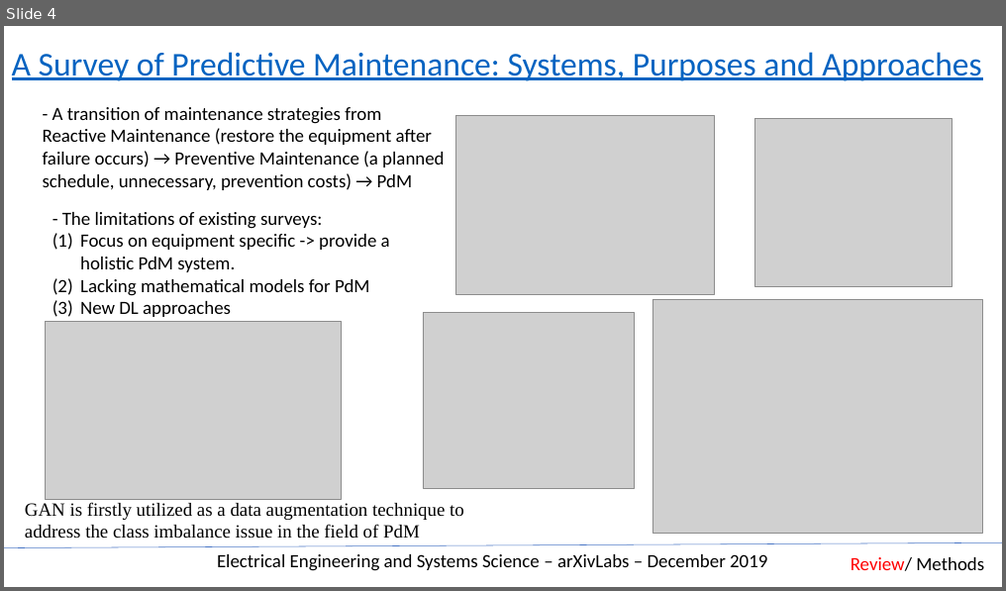
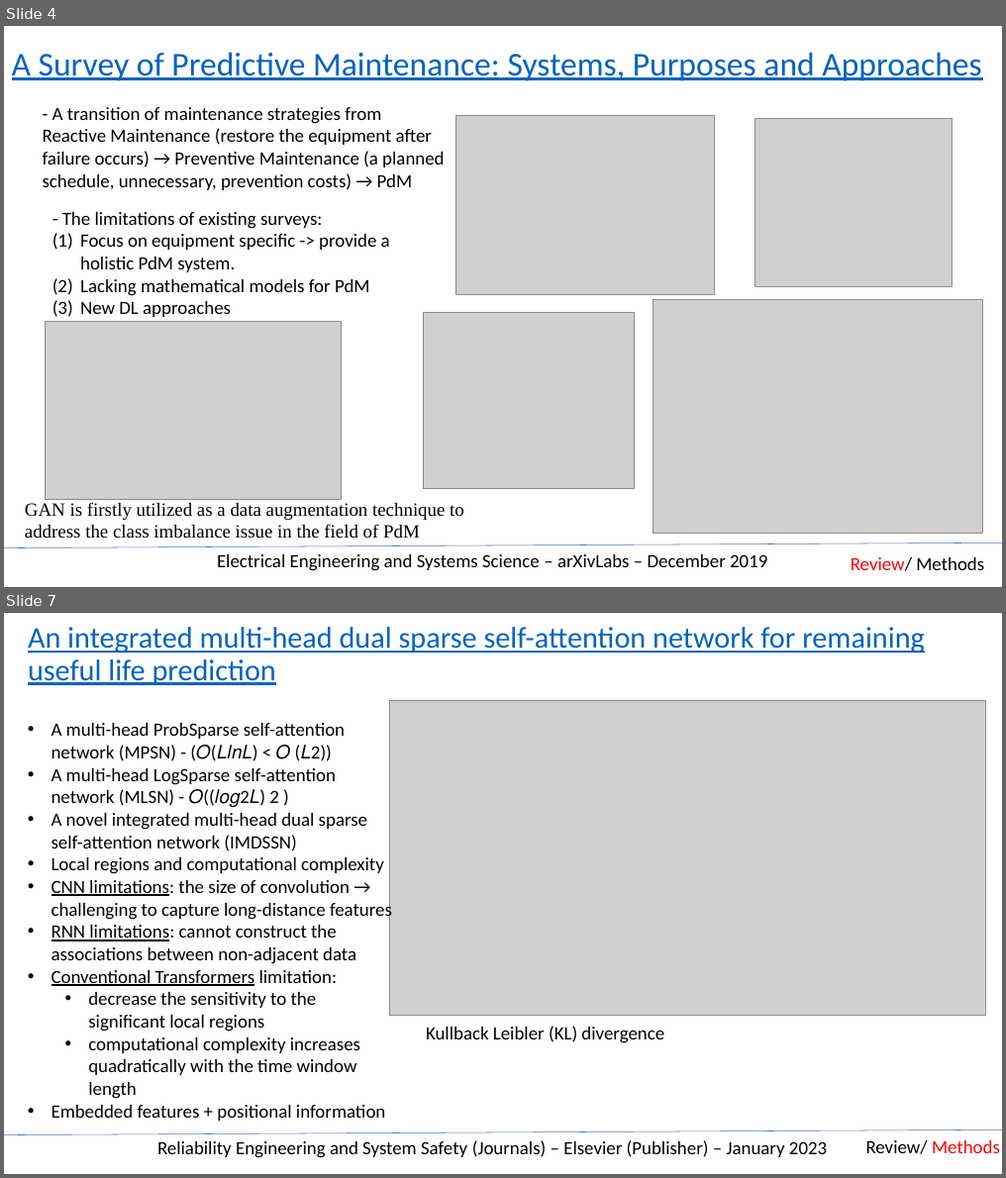
Before and after one commit to mrtrunghieu1/predictive-maintenance-awesome, a slide deck: slides/PredictiveMaintainance_Review.pptx. Shown one above the other, each under a label of ours: slide 4 before the commit, slides 4 and 7 after it; the slides between them are not shown. The pictures are 1006x591 and 1006x1178 pixels, drawn with LibreOffice and Linux fonts; fonts in the diff are those of the drawing; grey boxes stand for pictures. Boxes give left, top, right and bottom in pixels: in the first picture for what was removed or moved away, otherwise in the second. Text is boxed around its words. In the diff, an @@ line names an element or a change of style, - is before the commit and + after.

Commit message:
[UPDATE] Complete Transformer architectures

```diff
--- a/slides/PredictiveMaintainance_Review.pptx
+++ b/slides/PredictiveMaintainance_Review.pptx
@@ slide 7 added at [4,613,1002,1174], background #FFFFFF @@
@@ title added at [28,627,925,685], 28.8 pt, text #0563C1, underline @@
+An integrated multi-head dual sparse self-attention network for remaining useful life prediction
@@ picture added at [389,700,986,1016] @@
@@ text added at [52,723,392,1121], 18 pt, text #000000 @@
+• A multi-head ProbSparse self-attention network (MPSN) - (𝑂(𝐿𝑙𝑛𝐿) < 𝑂 (𝐿2))
+• A multi-head LogSparse self-attention network (MLSN) - 𝑂((𝑙𝑜𝑔2𝐿) 2 )
+• A novel integrated multi-head dual sparse self-attention network (IMDSSN)
+• Local regions and computational complexity
+• CNN limitations: the size of convolution → challenging to capture long-distance features
+• RNN limitations: cannot construct the associations between non-adjacent data
+• Conventional Transformers limitation:
+  • decrease the sensitivity to the significant local regions
+  • computational complexity increases quadratically with the time window length
+• Embedded features + positional information
@@ text added at [426,1026,664,1044], 18 pt, text #000000 @@
+Kullback Leibler (KL) divergence
@@ line added from (4, 1136) to (1002, 1131), #4472C4 0.5 pt @@
@@ text added at [157,1141,827,1158], 18 pt, text #000000 @@
+Reliability Engineering and System Safety (Journals) – Elsevier (Publisher) – January 2023
@@ text added at [866,1141,1000,1155], 18 pt, text #000000 @@
+Review/ Methods
```
Also in this commit, not shown: 4 slides changed, 2 other slides added.
